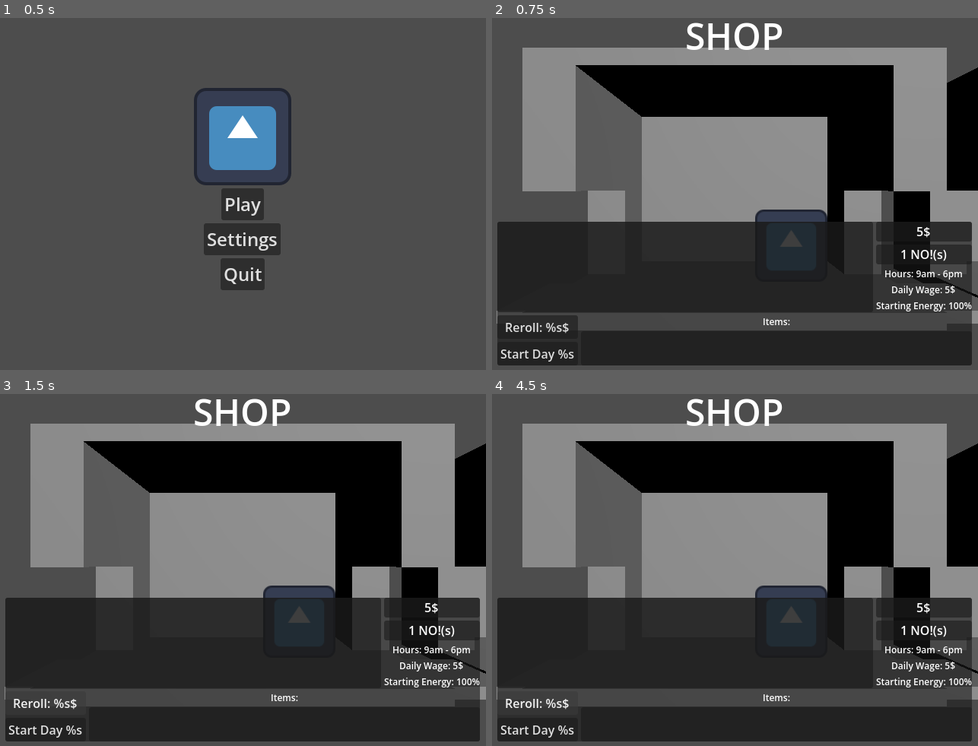
Above: before the commit, frames 1-4 (two rows, left to right).
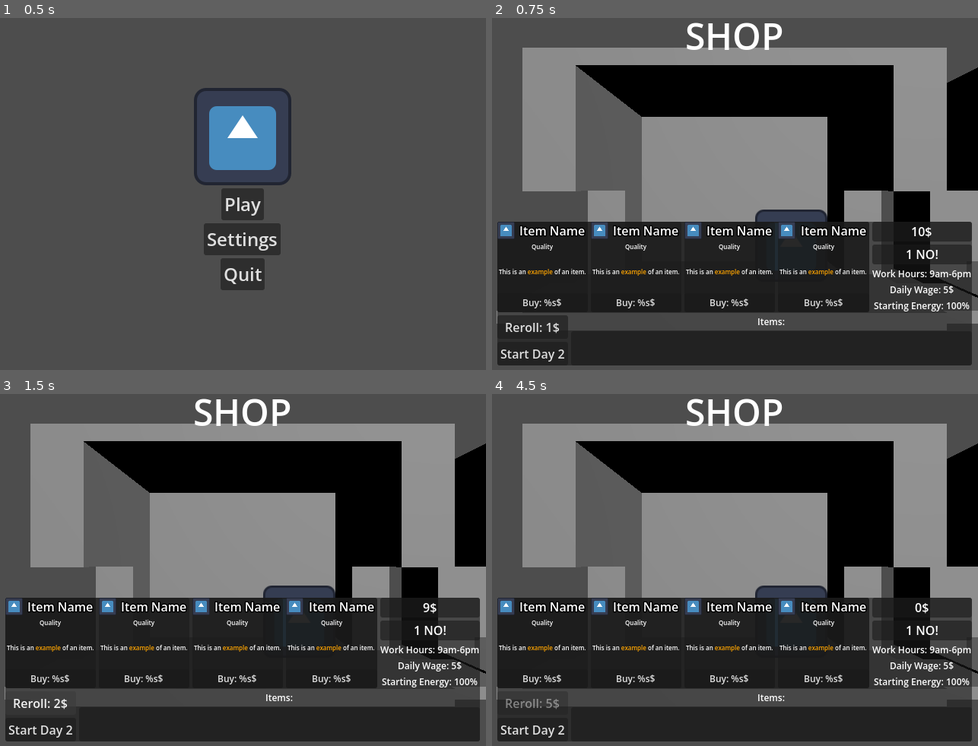
Above: after the commit, the same moments.

Repository: Smg065/WGJ2026
Game: Godot game, scene res://Scenes/MainMenu.tscn
The game is run twice, just before and just after one commit, with the same random seed, the same clock (stepped at 60 frames per second) and the same inputs. The project has no main scene, so this scene is started directly. The engine's default icon, where the game draws it, is replaced by a stand-in: a white triangle on a blue panel in a dark square.
Inputs (mouse positions are in pixels of both pictures, inside the frame that each line leads up to):
- Up to frame 1 (0.5 s): no input
- Up to frame 2 (0.75 s): click "Play" at 0.5 s
- Up to frame 3 (1.5 s): click "Reroll: %s$" (after the commit: "Reroll: 1$") at 1.25 s
- Up to frame 4 (4.5 s): click (540, 679) at 2 s, where only the run after the commit has a clickable "Buy: %s$"; click "Reroll: %s$" (after the commit: "Reroll: 2$") at 2.75 s; click "Reroll: %s$" (after the commit: "Reroll: 3$") at 3.5 s; click "Reroll: %s$" (after the commit: "Reroll: 4$") at 4.25 s

Frame 1 is identical in both runs. In frame 2, 4.2% of the frame differs, in the area x 1-99%, y 57-97%; in frame 3, 4.1%; in frame 4, 4.2%.

Commit message:
ShopBasics

Diff:
--- a/Resources/ShopItem.tscn
+++ b/Resources/ShopItem.tscn
@@ -2,37 +2,58 @@
 
 [ext_resource type="Texture2D" uid="uid://duy0mimcue85a" path="res://icon.svg" id="1_pdfwj"]
 
-[node name="TextureRect" type="Panel" unique_id=944179756]
+[sub_resource type="LabelSettings" id="LabelSettings_3mbr2"]
+outline_size = 6
+outline_color = Color(0, 0, 0, 1)
+
+[sub_resource type="LabelSettings" id="LabelSettings_kbjx8"]
+font_size = 8
+
+[node name="ItemPanel1" type="Panel" unique_id=1699948921]
 size_flags_horizontal = 3
-size_flags_vertical = 3
 
-[node name="HBoxContainer" type="HBoxContainer" parent="." unique_id=566434338]
-layout_mode = 0
-offset_right = 40.0
-offset_bottom = 40.0
+[node name="ItemInfo" type="VBoxContainer" parent="." unique_id=1921279176]
+layout_mode = 1
+anchors_preset = 15
+anchor_right = 1.0
+anchor_bottom = 1.0
+grow_horizontal = 2
+grow_vertical = 2
 
-[node name="TextureRect" type="TextureRect" parent="HBoxContainer" unique_id=774116543]
+[node name="ItemHeader" type="HBoxContainer" parent="ItemInfo" unique_id=1175461902]
+layout_mode = 2
+
+[node name="ItemIcon" type="TextureRect" parent="ItemInfo/ItemHeader" unique_id=1970256392]
 layout_mode = 2
 texture = ExtResource("1_pdfwj")
 expand_mode = 3
 stretch_mode = 5
 
-[node name="VBoxContainer" type="VBoxContainer" parent="HBoxContainer" unique_id=581304622]
+[node name="ItemLabel" type="Label" parent="ItemInfo/ItemHeader" unique_id=2107144079]
 layout_mode = 2
 size_flags_horizontal = 3
-
-[node name="HBoxContainer" type="HBoxContainer" parent="HBoxContainer/VBoxContainer" unique_id=432185165]
-layout_mode = 2
-
-[node name="Label" type="Label" parent="HBoxContainer/VBoxContainer/HBoxContainer" unique_id=1378189219]
-layout_mode = 2
-text = "ITEMNAME"
+text = "Item Name"
+label_settings = SubResource("LabelSettings_3mbr2")
 horizontal_alignment = 1
 vertical_alignment = 1
 
-[node name="Button" type="Button" parent="HBoxContainer/VBoxContainer/HBoxContainer" unique_id=459363266]
+[node name="QualityLabel" type="Label" parent="ItemInfo" unique_id=433582900]
 layout_mode = 2
+text = "Quality"
+label_settings = SubResource("LabelSettings_kbjx8")
+horizontal_alignment = 1
+vertical_alignment = 1
+
+[node name="ItemDescription" type="RichTextLabel" parent="ItemInfo" unique_id=980228955]
+layout_mode = 2
+size_flags_vertical = 3
+theme_override_font_sizes/normal_font_size = 8
+bbcode_enabled = true
+text = "This is an [color=orange]example[/color] of an item."
+horizontal_alignment = 1
+vertical_alignment = 1
+
+[node name="BuyButton" type="Button" parent="ItemInfo" unique_id=1745424680]
+layout_mode = 2
+theme_override_font_sizes/font_size = 12
 text = "Buy: %s$"
-
-[node name="Label" type="Label" parent="HBoxContainer/VBoxContainer" unique_id=1370113908]
-layout_mode = 2
--- a/Scenes/Gameplay.tscn
+++ b/Scenes/Gameplay.tscn
@@ -6,6 +6,7 @@
 [ext_resource type="Texture2D" uid="uid://m6hkwlqxkkec" path="res://Sprites/UI/Yes.png" id="3_ovofm"]
 [ext_resource type="Texture2D" uid="uid://dsdhfod08xkcd" path="res://Sprites/UI/No.png" id="4_mofsa"]
 [ext_resource type="PackedScene" uid="uid://by6nvg44u7bqr" path="res://Resources/ResourceModPanel.tscn" id="4_u8j7u"]
+[ext_resource type="PackedScene" uid="uid://c1nxvpsgns2r4" path="res://Resources/ShopItem.tscn" id="7_xwjbm"]
 
 [sub_resource type="LabelSettings" id="LabelSettings_ir5nv"]
 font_size = 48
@@ -13,7 +14,7 @@
 [sub_resource type="LabelSettings" id="LabelSettings_u8j7u"]
 font_size = 12
 
-[node name="Gameplay" type="Node3D" unique_id=636112707 node …(342 unchanged characters)… dTotalLabel", "dayEndUIButton", "shopUI")]
+[node name="Gameplay" type="Node3D" unique_id=636112707 node …(342 unchanged characters)… dTotalLabel", "dayEndUIButton", "shopUI", "moneyLabelShop", "nosLabelShop", "workHoursLabel", "dailyWageShopLabel", "startingEnergyLabel", "rerollButton", "nextDayButton", "itemsHBox")]
 script = ExtResource("1_r5ka5")
 trainRoot = NodePath("MainScene/TrainRoot")
 wagonPrefab = ExtResource("2_tdndw")
@@ -41,6 +42,14 @@
 dayEndTotalLabel = NodePath("DayEndUI/DayEndVPanel/DayEndPanelContainer/DayEndVBox/TotalEarnings")
 dayEndUIButton = NodePath("DayEndUI/DayEndVPanel/DayEndPanelContainer/DayEndVBox/DayEndContinue")
 shopUI = NodePath("ShopUI")
+moneyLabelShop = NodePath("ShopUI/MainShop/PanelContainer/ShopMainVBox/ShopHBox/Stats/MoneyPanelBack/MoneyLabelShop")
+nosLabelShop = NodePath("ShopUI/MainShop/PanelContainer/ShopMainVBox/ShopHBox/Stats/NoPanel/NoLabel")
+workHoursLabel = NodePath("ShopUI/MainShop/PanelContainer/ShopMainVBox/ShopHBox/Stats/HoursLabel")
+dailyWageShopLabel = NodePath("ShopUI/MainShop/PanelContainer/ShopMainVBox/ShopHBox/Stats/WageLabel")
+startingEnergyLabel = NodePath("ShopUI/MainShop/PanelContainer/ShopMainVBox/ShopHBox/Stats/StartingEnergy")
+rerollButton = NodePath("ShopUI/MainShop/PanelContainer/ShopMainVBox/BottomPanel/ProgressButtons/RerollButton")
+nextDayButton = NodePath("ShopUI/MainShop/PanelContainer/ShopMainVBox/BottomPanel/ProgressButtons/NextDayButton")
+itemsHBox = NodePath("ShopUI/MainShop/PanelContainer/ShopMainVBox/BottomPanel/ItemsInfo/ItemsPanel/ItemsScrollContainer/ItemsHBox")
 
 [node name="Cam" type="Camera3D" parent="." unique_id=351483388]
 
@@ -373,6 +382,18 @@
 grow_horizontal = 2
 grow_vertical = 2
 
+[node name="ItemPanel1" parent="ShopUI/MainShop/PanelContainer/ShopMainVBox/ShopHBox/ShopPanel/ForSaleHBox" unique_id=1699948921 instance=ExtResource("7_xwjbm")]
+layout_mode = 2
+
+[node name="ItemPanel2" parent="ShopUI/MainShop/PanelContainer/ShopMainVBox/ShopHBox/ShopPanel/ForSaleHBox" unique_id=414548877 instance=ExtResource("7_xwjbm")]
+layout_mode = 2
+
+[node name="ItemPanel3" parent="ShopUI/MainShop/PanelContainer/ShopMainVBox/ShopHBox/ShopPanel/ForSaleHBox" unique_id=1787226623 instance=ExtResource("7_xwjbm")]
+layout_mode = 2
+
+[node name="ItemPanel4" parent="ShopUI/MainShop/PanelContainer/ShopMainVBox/ShopHBox/ShopPanel/ForSaleHBox" unique_id=2104846711 instance=ExtResource("7_xwjbm")]
+layout_mode = 2
+
 [node name="Stats" type="VBoxContainer" parent="ShopUI/MainShop/PanelContainer/ShopMainVBox/ShopHBox" unique_id=652844875]
 layout_mode = 2
 alignment = 1
@@ -477,3 +498,4 @@
 [connection signal="pressed" from="MainUI/UIVBox/BottomPanel/BottomVBox/Buttons/YesButton" to="." method="yes_pressed"]
 [connection signal="pressed" from="MainUI/UIVBox/BottomPanel/BottomVBox/Buttons/NoButton" to="." method="no_pressed"]
 [connection signal="pressed" from="DayEndUI/DayEndVPanel/DayEndPanelContainer/DayEndVBox/DayEndContinue" to="." method="to_shop"]
+[connection signal="pressed" from="ShopUI/MainShop/PanelContainer/ShopMainVBox/BottomPanel/ProgressButtons/RerollButton" to="." method="reroll_pressed"]
--- a/Scenes/Gameplay2.tscn
+++ /dev/null
@@ -1,390 +0,0 @@
-[gd_scene format=3 uid="uid://cpcivpx8267fr"]
-
-[ext_resource type="Script" uid="uid://dekgij180bomd" path="res://Scripts/Gameplay.gd" id="1_cys54"]
-[ext_resource type="PackedScene" uid="uid://nbdomxpui5yx" path="res://Resources/TrainWagon.tscn" id="2_t2vuj"]
-[ext_resource type="Texture2D" uid="uid://duy0mimcue85a" path="res://icon.svg" id="3_08h15"]
-[ext_resource type="PackedScene" uid="uid://by6nvg44u7bqr" path="res://Resources/ResourceModPanel.tscn" id="4_bnfms"]
-[ext_resource type="Texture2D" uid="uid://m6hkwlqxkkec" path="res://Sprites/UI/Yes.png" id="5_iutte"]
-[ext_resource type="Texture2D" uid="uid://dsdhfod08xkcd" path="res://Sprites/UI/No.png" id="6_pvoyb"]
-[ext_resource type="PackedScene" uid="uid://c1nxvpsgns2r4" path="res://Resources/ShopItem.tscn" id="7_iqagc"]
-
-[sub_resource type="LabelSettings" id="LabelSettings_ir5nv"]
-font_size = 48
-
-[node name="Gameplay" type="Node3D" unique_id=1761436915 node_paths=PackedStringArray("trainRoot", "dayLabel", "wagonLabel", "timeLabel", "timeCost", "energyBar", "energyCost", "moneyLabel", "moneyCost", "yesButton", "noButton", "nosCost", "charPort", "charDialogue")]
-script = ExtResource("1_cys54")
-trainRoot = NodePath("TrainRoot")
-wagonPrefab = ExtResource("2_t2vuj")
-dayLabel = NodePath("MainUI/BottomUI/DayWagonCounter/DayLabel")
-wagonLabel = NodePath("MainUI/BottomUI/DayWagonCounter/WagonLabel")
-timeLabel = NodePath("MainUI/TopUI/DialogueAndResources/ResourcesPanel/ResourceVBox/TimeHBox/TimeLabel")
-timeCost = NodePath("MainUI/TopUI/ResourceCostDisplay/TimeCost")
-energyBar = NodePath("MainUI/TopUI/DialogueAndResources/ResourcesPanel/ResourceVBox/EnergyHBox/EnergyBar")
-energyCost = NodePath("MainUI/TopUI/ResourceCostDisplay/EnergyCost")
-moneyLabel = NodePath("MainUI/TopUI/DialogueAndResources/ResourcesPanel/ResourceVBox/MoneyHBox/MoneyLabel")
-moneyCost = NodePath("MainUI/TopUI/ResourceCostDisplay/MoneyCost")
-yesButton = NodePath("MainUI/BottomUI/YesNo/YesButton")
-noButton = NodePath("MainUI/BottomUI/YesNo/NoButton")
-nosCost = NodePath("MainUI/TopUI/ResourceCostDisplay/NoCost")
-charPort = NodePath("MainUI/TopUI/DialogueAndResources/CharPanel/CharHBox/CharIcon")
-charDialogue = NodePath("MainUI/TopUI/DialogueAndResources/CharPanel/CharHBox/CharDialogue")
-
-[node name="Camera3D" type="Camera3D" parent="." unique_id=74145123]
-transform = Transform3D(1, 0, 0, 0, 1, 0, 0, 0, 1, 0, 0, -2)
-
-[node name="MainUI" type="Control" parent="." unique_id=205668262]
-layout_mode = 3
-anchors_preset = 15
-anchor_right = 1.0
-anchor_bottom = 1.0
-grow_horizontal = 2
-grow_vertical = 2
-
-[node name="TopUI" type="VBoxContainer" parent="MainUI" unique_id=841141684]
-layout_mode = 1
-anchors_preset = -1
-anchor_right = 1.0
-anchor_bottom = 0.25833333
-offset_left = 8.0
-offset_top = 8.0
-offset_right = -8.0
-metadata/_edit_use_anchors_ = true
-
-[node name="DialogueAndResources" type="HBoxContainer" parent="MainUI/TopUI" unique_id=2056097143]
-layout_mode = 2
-size_flags_vertical = 3
-metadata/_edit_use_anchors_ = true
-
-[node name="ResourcesPanel" type="Panel" parent="MainUI/TopUI/DialogueAndResources" unique_id=1034354476]
-custom_minimum_size = Vector2(128, 0)
-layout_mode = 2
-metadata/_edit_use_anchors_ = true
-
-[node name="ResourceVBox" type="VBoxContainer" parent="MainUI/TopUI/DialogueAndResources/ResourcesPanel" unique_id=686009406]
-layout_mode = 1
-anchors_preset = 15
-anchor_right = 1.0
-anchor_bottom = 1.0
-grow_horizontal = 2
-grow_vertical = 2
-
-[node name="TimeHBox" type="HBoxContainer" parent="MainUI/TopUI/DialogueAndResources/ResourcesPanel/ResourceVBox" unique_id=1152682306]
-layout_mode = 2
-size_flags_vertical = 3
-
-[node name="TimeIcon" type="TextureRect" parent="MainUI/TopUI/DialogueAndResources/ResourcesPanel/ResourceVBox/TimeHBox" unique_id=1664416490]
-layout_mode = 2
-texture = ExtResource("3_08h15")
-expand_mode = 3
-stretch_mode = 5
-
-[node name="TimeLabel" type="Label" parent="MainUI/TopUI/DialogueAndResources/ResourcesPanel/ResourceVBox/TimeHBox" unique_id=91597489]
-layout_mode = 2
-size_flags_horizontal = 3
-size_flags_vertical = 3
-text = "Time"
-horizontal_alignment = 1
-vertical_alignment = 1
-
-[node name="EnergyHBox" type="HBoxContainer" parent="MainUI/TopUI/DialogueAndResources/ResourcesPanel/ResourceVBox" unique_id=1989469006]
-layout_mode = 2
-size_flags_vertical = 3
-
-[node name="EnergyIcon" type="TextureRect" parent="MainUI/TopUI/DialogueAndResources/ResourcesPanel/ResourceVBox/EnergyHBox" unique_id=1630213508]
-layout_mode = 2
-texture = ExtResource("3_08h15")
-expand_mode = 3
-stretch_mode = 5
-
-[node name="EnergyBar" type="ProgressBar" parent="MainUI/TopUI/DialogueAndResources/ResourcesPanel/ResourceVBox/EnergyHBox" unique_id=447962347]
-layout_mode = 2
-size_flags_horizontal = 3
-size_flags_vertical = 3
-theme_override_font_sizes/font_size = 13
-value = 100.0
-
-[node name="MoneyHBox" type="HBoxContainer" parent="MainUI/TopUI/DialogueAndResources/ResourcesPanel/ResourceVBox" unique_id=459604879]
-layout_mode = 2
-size_flags_vertical = 3
-
-[node name="MoneyIcon" type="TextureRect" parent="MainUI/TopUI/DialogueAndResources/ResourcesPanel/ResourceVBox/MoneyHBox" unique_id=365560360]
-layout_mode = 2
-texture = ExtResource("3_08h15")
-expand_mode = 3
-stretch_mode = 5
-
-[node name="MoneyLabel" type="Label" parent="MainUI/TopUI/DialogueAndResources/ResourcesPanel/ResourceVBox/MoneyHBox" unique_id=1900198857]
-layout_mode = 2
-size_flags_horizontal = 3
-size_flags_vertical = 3
-text = "100$"
-horizontal_alignment = 1
-vertical_alignment = 1
-
-[node name="CharPanel" type="Panel" parent="MainUI/TopUI/DialogueAndResources" unique_id=1720073153]
-layout_mode = 2
-size_flags_horizontal = 3
-metadata/_edit_use_anchors_ = true
-
-[node name="CharHBox" type="HBoxContainer" parent="MainUI/TopUI/DialogueAndResources/CharPanel" unique_id=1964744336]
-layout_mode = 1
-anchors_preset = 15
-anchor_right = 1.0
-anchor_bottom = 1.0
-grow_horizontal = 2
-grow_vertical = 2
-
-[node name="CharIcon" type="TextureRect" parent="MainUI/TopUI/DialogueAndResources/CharPanel/CharHBox" unique_id=975486131]
-layout_mode = 2
-texture = ExtResource("3_08h15")
-expand_mode = 3
-stretch_mode = 5
-
-[node name="CharDialogue" type="RichTextLabel" parent="MainUI/TopUI/DialogueAndResources/CharPanel/CharHBox" unique_id=79007273]
-layout_mode = 2
-size_flags_horizontal = 3
-text = "LORIM IPSUM THE BROWN FOX JUMPED OVER THE LAZY BROWN DOG THERE IS A LIMITED NUMBER OF CHARACTERS TO BE FIT INTO THIS MENU!"
-fit_content = true
-horizontal_alignment = 1
-vertical_alignment = 1
-
-[node name="ResourceCostDisplay" type="HBoxContainer" parent="MainUI/TopUI" unique_id=1671206243]
-custom_minimum_size = Vector2(0, 32)
-layout_mode = 2
-
-[node name="TimeCost" parent="MainUI/TopUI/ResourceCostDisplay" unique_id=158322431 instance=ExtResource("4_bnfms")]
-layout_mode = 2
-gainIcon = ExtResource("3_08h15")
-loseIcon = ExtResource("3_08h15")
-defaultText = "%s Hours"
-
-[node name="EnergyCost" parent="MainUI/TopUI/ResourceCostDisplay" unique_id=602759411 instance=ExtResource("4_bnfms")]
-layout_mode = 2
-gainIcon = ExtResource("3_08h15")
-loseIcon = ExtResource("3_08h15")
-defaultText = "%s%% Energy"
-
-[node name="MoneyCost" parent="MainUI/TopUI/ResourceCostDisplay" unique_id=1309182646 instance=ExtResource("4_bnfms")]
-layout_mode = 2
-gainIcon = ExtResource("3_08h15")
-loseIcon = ExtResource("3_08h15")
-defaultText = "%s$"
-
-[node name="NoCost" parent="MainUI/TopUI/ResourceCostDisplay" unique_id=1415779557 instance=ExtResource("4_bnfms")]
-layout_mode = 2
-gainIcon = ExtResource("3_08h15")
-loseIcon = ExtResource("3_08h15")
-defaultText = "%s NO!s"
-
-[node name="BottomUI" type="VBoxContainer" parent="MainUI" unique_id=157166069]
-layout_mode = 1
-anchors_preset = -1
-anchor_top = 0.8
-anchor_right = 1.0
-anchor_bottom = 1.0
-offset_left = 8.0
-offset_right = -8.0
-offset_bottom = -8.0
-grow_horizontal = 2
-grow_vertical = 0
-alignment = 1
-
-[node name="DayWagonCounter" type="HBoxContainer" parent="MainUI/BottomUI" unique_id=182886988]
-layout_mode = 2
-alignment = 1
-
-[node name="DayLabel" type="Label" parent="MainUI/BottomUI/DayWagonCounter" unique_id=1976419968]
-layout_mode = 2
-size_flags_horizontal = 3
-text = "Day %s,"
-horizontal_alignment = 2
-
-[node name="WagonLabel" type="Label" parent="MainUI/BottomUI/DayWagonCounter" unique_id=567225408]
-layout_mode = 2
-size_flags_horizontal = 3
-text = "Wagon %s"
-
-[node name="YesNo" type="HBoxContainer" parent="MainUI/BottomUI" unique_id=1026955349]
-layout_mode = 2
-size_flags_vertical = 3
-alignment = 1
-
-[node name="YesButton" type="Button" parent="MainUI/BottomUI/YesNo" unique_id=212453432]
-layout_mode = 2
-size_flags_horizontal = 3
-icon = ExtResource("5_iutte")
-icon_alignment = 1
-expand_icon = true
-
-[node name="NoButton" type="Button" parent="MainUI/BottomUI/YesNo" unique_id=1074917782]
-layout_mode = 2
-size_flags_horizontal = 3
-text = "x1"
-icon = ExtResource("6_pvoyb")
-alignment = 2
-icon_alignment = 1
-expand_icon = true
-
-[node name="ShopUI" type="Control" parent="." unique_id=1287150607]
-visible = false
-layout_mode = 3
-anchors_preset = 15
-anchor_right = 1.0
-anchor_bottom = 1.0
-grow_horizontal = 2
-grow_vertical = 2
-
-[node name="ShopVBox" type="VBoxContainer" parent="ShopUI" unique_id=607256951]
-layout_mode = 1
-anchors_preset = -1
-anchor_right = 1.0
-anchor_bottom = 1.0
-offset_left = 8.0
-offset_right = -8.0
-grow_horizontal = 2
-grow_vertical = 2
-
-[node name="Label" type="Label" parent="ShopUI/ShopVBox" unique_id=1473090360]
-layout_mode = 2
-text = "SHOP"
-label_settings = SubResource("LabelSettings_ir5nv")
-horizontal_alignment = 1
-vertical_alignment = 1
-metadata/_edit_use_anchors_ = true
-
-[node name="Control" type="Control" parent="ShopUI/ShopVBox" unique_id=614098948]
-layout_mode = 2
-size_flags_vertical = 3
-
-[node name="MainShopInfo" type="HBoxContainer" parent="ShopUI/ShopVBox" unique_id=1068955112]
-custom_minimum_size = Vector2(0, 128)
-layout_mode = 2
-
-[node name="SidePanel" type="Panel" parent="ShopUI/ShopVBox/MainShopInfo" unique_id=1009490592]
-custom_minimum_size = Vector2(128, 0)
-layout_mode = 2
-
-[node name="SidePanelVBox" type="VBoxContainer" parent="ShopUI/ShopVBox/MainShopInfo/SidePanel" unique_id=287771185]
-layout_mode = 1
-anchors_preset = -1
-anchor_right = 1.0
-anchor_bottom = 1.0
-offset_left = 4.0
-offset_top = 4.0
-offset_right = -4.0
-offset_bottom = -4.0
-grow_horizontal = 2
-grow_vertical = 2
-
-[node name="ShopkeepDialogueBox" type="Panel" parent="ShopUI/ShopVBox/MainShopInfo/SidePanel/SidePanelVBox" unique_id=818078218]
-custom_minimum_size = Vector2(0, 64)
-layout_mode = 2
-size_flags_vertical = 3
-
-[node name="ShopkeepLabel" type="Label" parent="ShopUI/ShopVBox/MainShopInfo/SidePanel/SidePanelVBox/ShopkeepDialogueBox" unique_id=1703103723]
-custom_minimum_size = Vector2(120, 0)
-layout_mode = 1
-anchors_preset = 15
-anchor_right = 1.0
-anchor_bottom = 1.0
-grow_horizontal = 2
-grow_vertical = 2
-text = "What can I get you?"
-horizontal_alignment = 1
-vertical_alignment = 1
-autowrap_mode = 3
-
-[node name="RerollHBox" type="HBoxContainer" parent="ShopUI/ShopVBox/MainShopInfo/SidePanel/SidePanelVBox" unique_id=2051917613]
-layout_mode = 2
-alignment = 1
-
-[node name="RerollLabel" type="Label" parent="ShopUI/ShopVBox/MainShopInfo/SidePanel/SidePanelVBox/RerollHBox" unique_id=2021942502]
-layout_mode = 2
-size_flags_horizontal = 3
-text = "Reroll:"
-horizontal_alignment = 1
-
-[node name="RerollButton" type="Button" parent="ShopUI/ShopVBox/MainShopInfo/SidePanel/SidePanelVBox/RerollHBox" unique_id=1597124679]
-layout_mode = 2
-size_flags_horizontal = 3
-text = "1$"
-
-[node name="ShopPanel" type="Panel" parent="ShopUI/ShopVBox/MainShopInfo" unique_id=863537527]
-layout_mode = 2
-size_flags_horizontal = 3
-size_flags_vertical = 3
-
-[node name="ShopGrid" type="GridContainer" parent="ShopUI/ShopVBox/MainShopInfo/ShopPanel" unique_id=684095337]
-layout_mode = 1
-anchors_preset = 15
-anchor_right = 1.0
-anchor_bottom = 1.0
-grow_horizontal = 2
-grow_vertical = 2
-columns = 2
-
-[node name="TextureRect" parent="ShopUI/ShopVBox/MainShopInfo/ShopPanel/ShopGrid" unique_id=944179756 instance=ExtResource("7_iqagc")]
-layout_mode = 2
-
-[node name="TextureRect2" type="TextureRect" parent="ShopUI/ShopVBox/MainShopInfo/ShopPanel/ShopGrid" unique_id=902307573]
-layout_mode = 2
-size_flags_horizontal = 3
-size_flags_vertical = 3
-texture = ExtResource("3_08h15")
-expand_mode = 1
-
-[node name="TextureRect3" type="TextureRect" parent="ShopUI/ShopVBox/MainShopInfo/ShopPanel/ShopGrid" unique_id=233029916]
-layout_mode = 2
-size_flags_horizontal = 3
-size_flags_vertical = 3
-texture = ExtResource("3_08h15")
-expand_mode = 1
-
-[node name="TextureRect4" type="TextureRect" parent="ShopUI/ShopVBox/MainShopInfo/ShopPanel/ShopGrid" unique_id=2079124380]
-layout_mode = 2
-size_flags_horizontal = 3
-size_flags_vertical = 3
-texture = ExtResource("3_08h15")
-expand_mode = 1
-
-[node name="BottomButtons" type="HBoxContainer" parent="ShopUI/ShopVBox" unique_id=1143163796]
-layout_mode = 2
-alignment = 1
-
-[node name="PurchaseButton" type="Button" parent="ShopUI/ShopVBox/BottomButtons" unique_id=511802495]
-layout_mode = 2
-size_flags_horizontal = 4
-text = "Purchase"
-
-[node name="NextDayButton" type="Button" parent="ShopUI/ShopVBox/BottomButtons" unique_id=815976502]
-layout_mode = 2
-size_flags_horizontal = 4
-text = "Next Day"
-
-[node name="Label" type="Label" parent="ShopUI/ShopVBox/BottomButtons" unique_id=1352267163]
-layout_mode = 2
-size_flags_horizontal = 3
-text = "Money: %s$"
-horizontal_alignment = 1
-
-[node name="Sprite3D2" type="Sprite3D" parent="." unique_id=1511306992]
-transform = Transform3D(1, 0, 0, 0, 1, 0, 0, 0, 1, -1.396, -1.0425466, -7)
-texture = ExtResource("3_08h15")
-
-[node name="SunAnchor" type="Node3D" parent="." unique_id=2139783038]
-transform = Transform3D(-4.371139e-08, 0, 1, 0, 1, 0, -1, 0, -4.371139e-08, 0, 0, 0)
-
-[node name="Sunlight" type="DirectionalLight3D" parent="SunAnchor" unique_id=361431663]
-transform = Transform3D(0.49999994, 0, 0.86602545, 0, 1, 0, -0.86602545, 0, 0.49999994, 0, 0, 0)
-light_color = Color(0.9835, 1, 0.90999997, 1)
-shadow_enabled = true
-sky_mode = 2
-
-[node name="DirectionalLight3D" type="DirectionalLight3D" parent="SunAnchor" unique_id=140038758]
-transform = Transform3D(0.9659258, -4.141523e-08, -0.25881895, 3.6977966e-08, 1, -1.2634317e-08, 0.25881904, 1.6735943e-10, 0.9659258, 0, 0, 0)
-sky_mode = 1
-
-[node name="TrainRoot" type="Node3D" parent="." unique_id=719800352]
-
-[connection signal="pressed" from="MainUI/BottomUI/YesNo/YesButton" to="." method="yes_pressed"]
-[connection signal="pressed" from="MainUI/BottomUI/YesNo/NoButton" to="." method="no_pressed"]
--- a/Scripts/Gameplay.gd
+++ b/Scripts/Gameplay.gd
@@ -51,6 +51,14 @@
 
 @export_category("Shop UI")
 @export var shopUI : Control
+@export var moneyLabelShop : Label
+@export var nosLabelShop : Label
+@export var workHoursLabel : Label
+@export var dailyWageShopLabel : Label
+@export var startingEnergyLabel : Label
+@export var rerollButton : Button
+@export var nextDayButton : Button
+@export var itemsHBox : HBoxContainer
 
 @export_category("Resources")
 @export var day : int = 0:
@@ -65,39 +73,72 @@
 	set(newNos):
 		nos = newNos
 		update_nos_vis()
-var startingTime: int = 9
-var endingTime : int = 18
+var startingTime: int = 9:
+	get:
+		return startingTime
+	set(newStartingTime):
+		startingTime = newStartingTime
+		update_work_hours_vis()
+var endingTime : int = 18:
+	get:
+		return endingTime
+	set(newEndingTime):
+		endingTime = newEndingTime
+		update_work_hours_vis()
 @export var time : int = 9:
 	get:
 		return time
 	set(newTime):
 		time = newTime
 		update_time_vis()
+var startingEnergy : int = 100:
+	get:
+		return startingEnergy
+	set(newStartingEnergy):
+		startingEnergy = newStartingEnergy
+		update_starting_energy_vis()
 @export var energy : int = 100:
 	get:
 		return energy
 	set(newEnergy):
-		energy = clampi(newEnergy, 0, 100)
+		energy = clampi(newEnergy, 0, 999)
 		update_energy_vis()
+var dailyWage : int = 5:
+	get:
+		return dailyWage
+	set(newDailyWage):
+		dailyWage = newDailyWage
+		update_daily_wage_vis()
 @export var money : int = 10:
 	get:
 		return money
 	set(newMoney):
 		money = newMoney
 		update_money_vis()
+		update_reroll_disabled()
+@export var rerollCost : int = 1:
+	get:
+		return rerollCost
+	set(newCost):
+		rerollCost = newCost
+		update_reroll_vis()
+		update_reroll_disabled()
 
 func _ready() -> void:
 	start_new_day()
 	update_time_vis()
 	update_energy_vis()
 	update_money_vis()
+	update_reroll_vis()
+	update_work_hours_vis()
+	update_starting_energy_vis()
 
 ##Starts a new day
 func start_new_day():
 	mainScene.show()
 	day += 1
 	nos = day
-	energy = 100
+	energy = startingEnergy
 	totalWagons = 5 + day
 	wagonsLeft = totalWagons
 	#Remove previous train wagons
@@ -125,8 +166,6 @@
 	energy = 0
 	#1 hour is worth a dollar
 	var timeBonus : int = endingTime - time
-	#Daily Wage
-	var dailyWage : int = 5
 	var earnedMoney = nosBonus + energyBonus + timeBonus
 	money += earnedMoney
 	if timeBonus != 0:
@@ -220,6 +259,7 @@
 ##Set the day UI
 func update_day_vis():
 	dayLabel.text = "Day %s," % str(day)
+	nextDayButton.text = "Start Day %s" % str(day + 1)
 
 ##Set the wagon UI
 func update_wagon_vis():
@@ -239,9 +279,17 @@
 ##Set the money UI
 func update_money_vis():
 	moneyLabel.text = str(money) + "$"
+	moneyLabelShop.text = str(money) + "$"
+##Set the reroll UI
+func update_reroll_vis():
+	rerollButton.text = "Reroll: %s$" % str(rerollCost)
 ##Set the nos UI
 func update_nos_vis():
 	noButton.text = "x" + str(nos)
+	var noSuffix := "s"
+	if nos == 1:
+		noSuffix = ""
+	nosLabelShop.text = "%s NO!%s" % [str(nos), noSuffix]
 
 func yes_pressed() -> void:
 	if curRequest != null:
@@ -265,3 +313,20 @@
 	earningsUI.hide()
 	shopUI.show()
 	mainScene.hide()
+	rerollCost = 5
+
+func update_reroll_disabled() -> void:
+	rerollButton.disabled = money < rerollCost
+
+func reroll_pressed() -> void:
+	money -= rerollCost
+	rerollCost += 1
+
+func update_work_hours_vis():
+	workHoursLabel.text = "Work Hours: %sam-%spm" % [startingTime, endingTime - 12]
+
+func update_starting_energy_vis():
+	startingEnergyLabel.text = "Starting Energy: %s%%" % startingEnergy
+
+func update_daily_wage_vis():
+	dailyWageLabel.text = "Daily Wage: %s" % dailyWage
